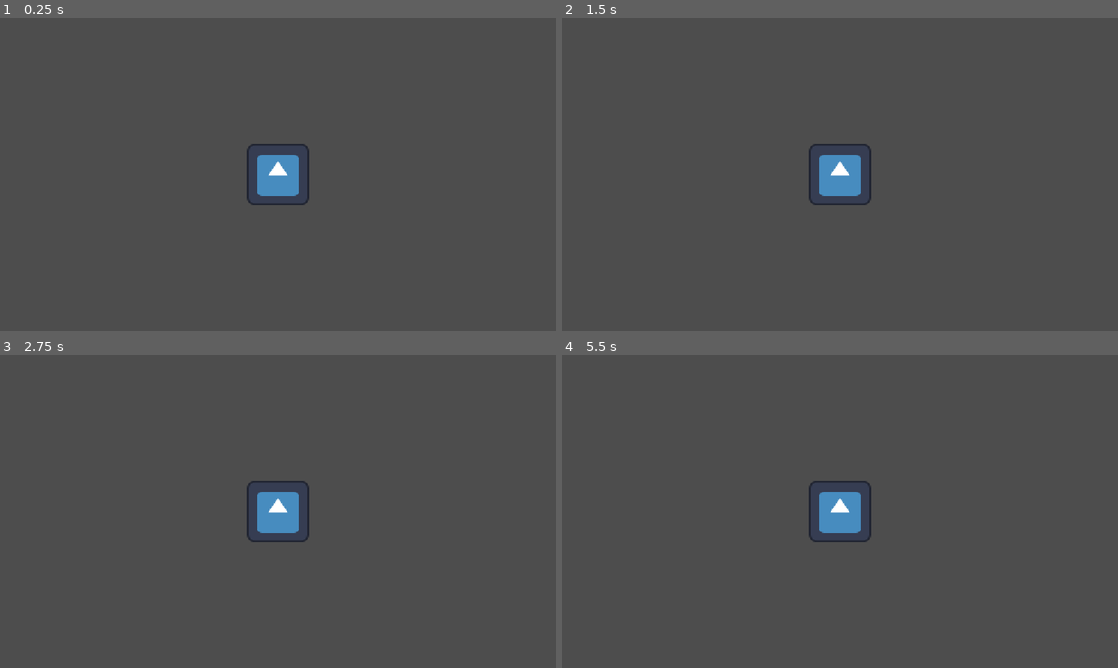
Above: before the commit, frames 1-4 (two rows, left to right).
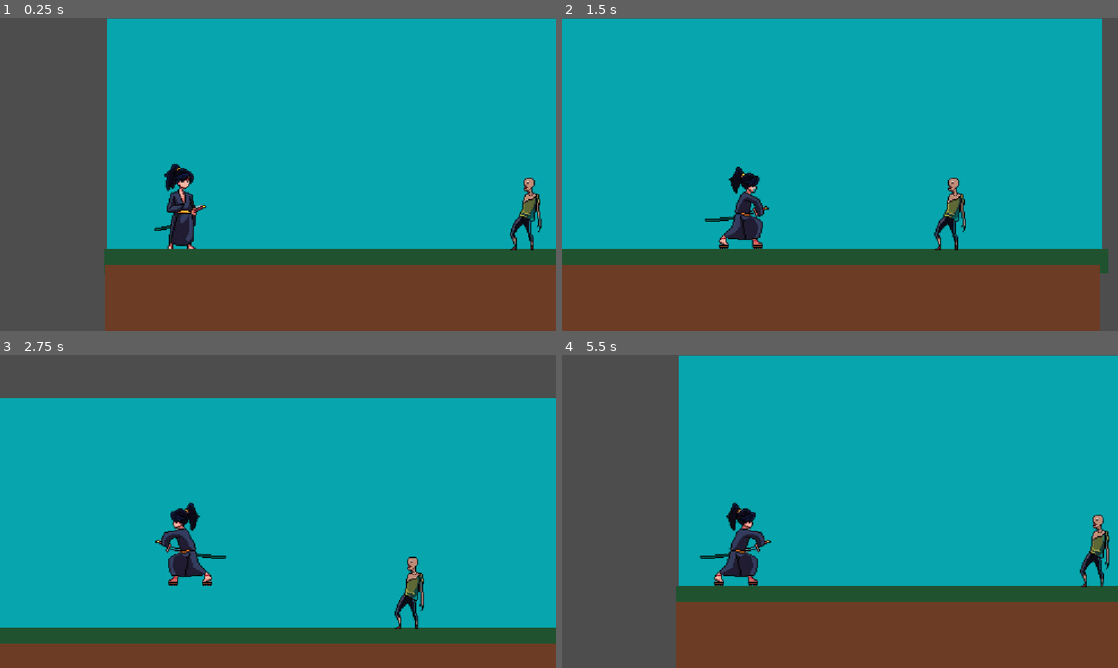
Above: after the commit, the same moments.

Repository: ZacharyRamos/GAMDES1_Ramos_Zachary
Game: Godot game, scene res://Main.tscn
The game is run twice, just before and just after one commit, with the same random seed, the same clock (stepped at 60 frames per second) and the same inputs. Before the commit the project has no main scene; this scene is started directly in both runs. The engine's default icon, where the game draws it, is replaced by a stand-in: a white triangle on a blue panel in a dark square.
Inputs:
- Up to frame 1 (0.25 s): no input
- Up to frame 2 (1.5 s): hold W (jump, bound only after the commit) 0.53-1.28 s; hold D (move_right, bound only after the commit) from 0.53 s (still down); tap K (attack, bound only after the commit) at 0.6 s; tap W (jump, bound only after the commit) at 1.35 s
- Up to frame 3 (2.75 s): tap W (jump, bound only after the commit) at 1.52, 1.82 s; tap K (attack, bound only after the commit) at 1.55, 2.1 s; release D (move_right, bound only after the commit) at 2.03 s; hold A (move_left, bound only after the commit) from 2.03 s (still down); hold W (jump, bound only after the commit) from 2.03 s (still down)
- Up to frame 4 (5.5 s): release A (move_left, bound only after the commit) at 2.78 s; release W (jump, bound only after the commit) at 2.78 s; hold D (move_right, bound only after the commit) 2.78-4.28 s; tap K (attack, bound only after the commit) at 2.85, 4.35, 5.1 s; tap W (jump, bound only after the commit) at 3.02, 3.32, 4.52, 4.82 s; hold W (jump, bound only after the commit) 3.53-4.28 s; hold A (move_left, bound only after the commit) 4.28-5.03 s; hold D (move_right, bound only after the commit) from 5.03 s (still down); hold W (jump, bound only after the commit) from 5.03 s (still down)

The runs differ from the first frame. In frame 1, 81% of the frame differs, in the area x 18-100%, y 0-100%; in frame 2, 97%, in the area x 0-99%, y 0-100%; in frame 3, 86%; in frame 4, 79%.

Commit message:
Lab 3: Input Mapping, Player Movement, and Collision Detection

Diff:
--- a/Main.tscn
+++ b/Main.tscn
@@ -1,23 +1,312 @@
 [gd_scene format=3 uid="uid://c4wrimupwd2m0"]
 
-[ext_resource type="Script" uid="uid://r4idy103d4t4" path="res://player.gd" id="1_glv2v"]
-[ext_resource type="Texture2D" uid="uid://do6p2orixa1pb" path="res://icon.svg" id="2_uu6xs"]
+[ext_resource type="Script" uid="uid://r4idy103d4t4" path="res://player.gd" id="1_kek77"]
+[ext_resource type="Texture2D" uid="uid://bsuhrmlaqply7" path="res://docs/sprites/assets/ATTACK.png" id="2_4c57u"]
+[ext_resource type="Texture2D" uid="uid://csog1xxjb7o1r" path="res://docs/sprites/assets/5.png" id="3_efxa6"]
+[ext_resource type="Texture2D" uid="uid://br6ffxhxhboor" path="res://docs/sprites/assets/effect.png" id="4_dg77c"]
+[ext_resource type="Texture2D" uid="uid://btmjvwvs7afnj" path="res://docs/sprites/assets/IDLE.png" id="5_ycdy4"]
+[ext_resource type="Texture2D" uid="uid://cp4kyeqnxuemb" path="res://docs/sprites/assets/JUMP.png" id="6_w48qg"]
+[ext_resource type="Texture2D" uid="uid://c8x4newj8e1dl" path="res://docs/sprites/assets/RUN.png" id="7_vivmo"]
+[ext_resource type="Texture2D" uid="uid://824kjt67wfjl" path="res://docs/sprites/assets/WALK.png" id="8_2cqfq"]
+[ext_resource type="PackedScene" uid="uid://dmqe6sml3augj" path="res://enemy.tscn" id="9_yaehf"]
 
 [sub_resource type="RectangleShape2D" id="RectangleShape2D_gcj1u"]
+size = Vector2(63, 176.5)
+
+[sub_resource type="AtlasTexture" id="AtlasTexture_j4qnp"]
+atlas = ExtResource("2_4c57u")
+region = Rect2(0, 0, 227, 240)
+
+[sub_resource type="AtlasTexture" id="AtlasTexture_fpfj3"]
+atlas = ExtResource("2_4c57u")
+region = Rect2(227, 0, 227, 240)
+
+[sub_resource type="AtlasTexture" id="AtlasTexture_sc1dx"]
+atlas = ExtResource("2_4c57u")
+region = Rect2(454, 0, 227, 240)
+
+[sub_resource type="AtlasTexture" id="AtlasTexture_kjvhd"]
+atlas = ExtResource("2_4c57u")
+region = Rect2(681, 0, 227, 240)
+
+[sub_resource type="AtlasTexture" id="AtlasTexture_5tuhn"]
+atlas = ExtResource("3_efxa6")
+region = Rect2(0, 0, 150, 240)
+
+[sub_resource type="AtlasTexture" id="AtlasTexture_2gh4u"]
+atlas = ExtResource("4_dg77c")
+region = Rect2(0, 0, 291, 240)
+
+[sub_resource type="AtlasTexture" id="AtlasTexture_devvj"]
+atlas = ExtResource("5_ycdy4")
+region = Rect2(0, 0, 226, 240)
+
+[sub_resource type="AtlasTexture" id="AtlasTexture_3b0ty"]
+atlas = ExtResource("5_ycdy4")
+region = Rect2(226, 0, 226, 240)
+
+[sub_resource type="AtlasTexture" id="AtlasTexture_bg4s2"]
+atlas = ExtResource("5_ycdy4")
+region = Rect2(452, 0, 226, 240)
+
+[sub_resource type="AtlasTexture" id="AtlasTexture_hhcpw"]
+atlas = ExtResource("5_ycdy4")
+region = Rect2(678, 0, 226, 240)
+
+[sub_resource type="AtlasTexture" id="AtlasTexture_mxvw5"]
+atlas = ExtResource("5_ycdy4")
+region = Rect2(904, 0, 226, 240)
+
+[sub_resource type="AtlasTexture" id="AtlasTexture_xrxkg"]
+atlas = ExtResource("5_ycdy4")
+region = Rect2(1130, 0, 226, 240)
+
+[sub_resource type="AtlasTexture" id="AtlasTexture_sqvbp"]
+atlas = ExtResource("6_w48qg")
+region = Rect2(0, 0, 225, 240)
+
+[sub_resource type="AtlasTexture" id="AtlasTexture_hri7i"]
+atlas = ExtResource("6_w48qg")
+region = Rect2(225, 0, 225, 240)
+
+[sub_resource type="AtlasTexture" id="AtlasTexture_w3rk5"]
+atlas = ExtResource("6_w48qg")
+region = Rect2(450, 0, 225, 240)
+
+[sub_resource type="AtlasTexture" id="AtlasTexture_5mvff"]
+atlas = ExtResource("6_w48qg")
+region = Rect2(675, 0, 225, 240)
+
+[sub_resource type="AtlasTexture" id="AtlasTexture_oye8v"]
+atlas = ExtResource("6_w48qg")
+region = Rect2(900, 0, 225, 240)
+
+[sub_resource type="AtlasTexture" id="AtlasTexture_40n85"]
+atlas = ExtResource("6_w48qg")
+region = Rect2(1125, 0, 225, 240)
+
+[sub_resource type="AtlasTexture" id="AtlasTexture_gb15f"]
+atlas = ExtResource("7_vivmo")
+region = Rect2(0, 0, 224, 239)
+
+[sub_resource type="AtlasTexture" id="AtlasTexture_sph85"]
+atlas = ExtResource("7_vivmo")
+region = Rect2(224, 0, 224, 239)
+
+[sub_resource type="AtlasTexture" id="AtlasTexture_o7g6l"]
+atlas = ExtResource("7_vivmo")
+region = Rect2(448, 0, 224, 239)
+
+[sub_resource type="AtlasTexture" id="AtlasTexture_vi5kq"]
+atlas = ExtResource("7_vivmo")
+region = Rect2(672, 0, 224, 239)
+
+[sub_resource type="AtlasTexture" id="AtlasTexture_5mkgo"]
+atlas = ExtResource("7_vivmo")
+region = Rect2(896, 0, 224, 239)
+
+[sub_resource type="AtlasTexture" id="AtlasTexture_3ccbu"]
+atlas = ExtResource("7_vivmo")
+region = Rect2(1120, 0, 224, 239)
+
+[sub_resource type="AtlasTexture" id="AtlasTexture_ny7u2"]
+atlas = ExtResource("8_2cqfq")
+region = Rect2(0, 0, 223, 241)
+
+[sub_resource type="AtlasTexture" id="AtlasTexture_x3yn0"]
+atlas = ExtResource("8_2cqfq")
+region = Rect2(223, 0, 223, 241)
+
+[sub_resource type="AtlasTexture" id="AtlasTexture_1w2xm"]
+atlas = ExtResource("8_2cqfq")
+region = Rect2(446, 0, 223, 241)
+
+[sub_resource type="AtlasTexture" id="AtlasTexture_gngx1"]
+atlas = ExtResource("8_2cqfq")
+region = Rect2(669, 0, 223, 241)
+
+[sub_resource type="AtlasTexture" id="AtlasTexture_jt61w"]
+atlas = ExtResource("8_2cqfq")
+region = Rect2(892, 0, 223, 241)
+
+[sub_resource type="AtlasTexture" id="AtlasTexture_v8qla"]
+atlas = ExtResource("8_2cqfq")
+region = Rect2(1115, 0, 223, 241)
+
+[sub_resource type="SpriteFrames" id="SpriteFrames_8q3ym"]
+animations = [{
+"frames": [{
+"duration": 1.0,
+"texture": SubResource("AtlasTexture_j4qnp")
+}, {
+"duration": 1.0,
+"texture": SubResource("AtlasTexture_fpfj3")
+}, {
+"duration": 1.0,
+"texture": SubResource("AtlasTexture_sc1dx")
+}, {
+"duration": 1.0,
+"texture": SubResource("AtlasTexture_kjvhd")
+}, {
+"duration": 1.0,
+"texture": SubResource("AtlasTexture_5tuhn")
+}, {
+"duration": 1.0,
+"texture": SubResource("AtlasTexture_2gh4u")
+}],
+"loop": 1,
+"name": &"attack",
+"speed": 10.0
+}, {
+"frames": [{
+"duration": 1.0,
+"texture": SubResource("AtlasTexture_devvj")
+}, {
+"duration": 1.0,
+"texture": SubResource("AtlasTexture_3b0ty")
+}, {
+"duration": 1.0,
+"texture": SubResource("AtlasTexture_bg4s2")
+}, {
+"duration": 1.0,
+"texture": SubResource("AtlasTexture_hhcpw")
+}, {
+"duration": 1.0,
+"texture": SubResource("AtlasTexture_mxvw5")
+}, {
+"duration": 1.0,
+"texture": SubResource("AtlasTexture_xrxkg")
+}],
+"loop": 1,
+"name": &"idle",
+"speed": 8.0
+}, {
+"frames": [{
+"duration": 1.0,
+"texture": SubResource("AtlasTexture_sqvbp")
+}, {
+"duration": 1.0,
+"texture": SubResource("AtlasTexture_hri7i")
+}, {
+"duration": 1.0,
+"texture": SubResource("AtlasTexture_w3rk5")
+}, {
+"duration": 1.0,
+"texture": SubResource("AtlasTexture_5mvff")
+}, {
+"duration": 1.0,
+"texture": SubResource("AtlasTexture_oye8v")
+}, {
+"duration": 1.0,
+"texture": SubResource("AtlasTexture_40n85")
+}],
+"loop": 1,
+"name": &"jump",
+"speed": 7.0
+}, {
+"frames": [{
+"duration": 1.0,
+"texture": SubResource("AtlasTexture_gb15f")
+}, {
+"duration": 1.0,
+"texture": SubResource("AtlasTexture_sph85")
+}, {
+"duration": 1.0,
+"texture": SubResource("AtlasTexture_o7g6l")
+}, {
+"duration": 1.0,
+"texture": SubResource("AtlasTexture_vi5kq")
+}, {
+"duration": 1.0,
+"texture": SubResource("AtlasTexture_5mkgo")
+}, {
+"duration": 1.0,
+"texture": SubResource("AtlasTexture_3ccbu")
+}],
+"loop": 1,
+"name": &"run",
+"speed": 10.0
+}, {
+"frames": [{
+"duration": 1.0,
+"texture": SubResource("AtlasTexture_ny7u2")
+}, {
+"duration": 1.0,
+"texture": SubResource("AtlasTexture_x3yn0")
+}, {
+"duration": 1.0,
+"texture": SubResource("AtlasTexture_1w2xm")
+}, {
+"duration": 1.0,
+"texture": SubResource("AtlasTexture_gngx1")
+}, {
+"duration": 1.0,
+"texture": SubResource("AtlasTexture_jt61w")
+}, {
+"duration": 1.0,
+"texture": SubResource("AtlasTexture_v8qla")
+}],
+"loop": 1,
+"name": &"walk",
+"speed": 9.0
+}]
+
+[sub_resource type="RectangleShape2D" id="RectangleShape2D_bvfg0"]
+size = Vector2(1192, 47.5)
 
 [node name="Main" type="Node2D" unique_id=1110804956]
 
-[node name="Player" type="CharacterBody2D" parent="." unique_id=1365253787]
-script = ExtResource("1_glv2v")
-
-[node name="Sprite2D" type="Sprite2D" parent="Player" unique_id=896528348]
-texture = ExtResource("2_uu6xs")
+[node name="ColorRect2" type="ColorRect" parent="." unique_id=246979749]
+offset_left = -583.0
+offset_top = -384.0
+offset_right = 599.0
+offset_bottom = 95.0
+color = Color(0.028076785, 0.6513874, 0.683278, 1)
+
+[node name="Player" type="CharacterBody2D" parent="." unique_id=1365253787 node_paths=PackedStringArray("animated_sprite")]
+script = ExtResource("1_kek77")
+animated_sprite = NodePath("AnimatedSprite2D")
 
 [node name="CollisionShape2D" type="CollisionShape2D" parent="Player" unique_id=1643245799]
+position = Vector2(-421, -2.25)
 shape = SubResource("RectangleShape2D_gcj1u")
 
 [node name="Camera" type="Camera2D" parent="Player" unique_id=317872982]
+position = Vector2(-229, -70)
+
+[node name="AnimatedSprite2D" type="AnimatedSprite2D" parent="Player" unique_id=168150219]
+texture_filter = 3
+position = Vector2(-428, 5)
+sprite_frames = SubResource("SpriteFrames_8q3ym")
+animation = &"attack"
+autoplay = "idle"
+frame_progress = 0.7854948
 
 [node name="ScoreLabel" type="Label" parent="." unique_id=1205358782]
 offset_right = 40.0
 offset_bottom = 23.0
+
+[node name="Floor" type="StaticBody2D" parent="." unique_id=768224128]
+position = Vector2(3, 10)
+
+[node name="CollisionShape2D" type="CollisionShape2D" parent="Floor" unique_id=1645760943]
+position = Vector2(10, 108)
+shape = SubResource("RectangleShape2D_bvfg0")
+debug_color = Color(0, 0, 0, 1)
+
+[node name="ColorRect" type="ColorRect" parent="Floor" unique_id=875193822]
+offset_left = -592.0
+offset_top = 83.0
+offset_right = 609.0
+offset_bottom = 133.0
+color = Color(0.12693715, 0.3201342, 0.19002435, 1)
+
+[node name="ColorRect2" type="ColorRect" parent="Floor" unique_id=945349849]
+offset_left = -591.0
+offset_top = 116.0
+offset_right = 591.0
+offset_bottom = 326.0
+color = Color(0.42698467, 0.23456395, 0.1421186, 1)
+
+[node name="Enemy" parent="." unique_id=1400396234 instance=ExtResource("9_yaehf")]
+position = Vector2(281, 12)
--- /dev/null
+++ b/enemy.gd
@@ -0,0 +1,52 @@
+# Zachary Brent Ramos
+# GAMDES1
+# 10/10/2026
+# enemy.gd
+# Controls the enemy: faces left, plays attack animation on contact, delays respawn until hit frames, then resets player.
+extends CharacterBody2D
+
+# Reference to the AnimatedSprite2D node
+@onready var animated_sprite: AnimatedSprite2D = $AnimatedSprite2D
+
+var is_attacking: bool = false
+
+
+# _ready() runs once when the Enemy enters the scene
+func _ready() -> void:
+	# Make enemy face left by default
+	if animated_sprite:
+		animated_sprite.flip_h = true
+		animated_sprite.play("idle")
+
+	# Connect the Hitbox overlap signal
+	$Hitbox.body_entered.connect(_on_hitbox_body_entered)
+
+
+# Runs when something enters the Hitbox area sensor
+func _on_hitbox_body_entered(body: Node2D) -> void:
+	# Checks if the entering body is the player or in the player group
+	if (body.is_in_group("player") or body.name == "Player") and not is_attacking:
+		is_attacking = true
+		print("Enemy attacking player!")
+
+		# 1. Play attack animation
+		if animated_sprite and animated_sprite.sprite_frames.has_animation("attack"):
+			animated_sprite.play("attack")
+
+		# 2. DELAY: Wait for the attack swipe to reach the player (adjust 0.3s to match your hit frame)
+		await get_tree().create_timer(0.3).timeout
+
+		# 3. RESPAWN: Reset the player position AFTER the attack hits
+		if body.has_method("respawn"):
+			body.respawn()
+		else:
+			body.global_position = Vector2(150, 500)
+
+		# 4. Wait for the rest of the attack recovery animation before returning to idle
+		await get_tree().create_timer(0.2).timeout
+
+		# 5. Reset enemy to idle state
+		if animated_sprite:
+			animated_sprite.play("idle")
+
+		is_attacking = false
--- /dev/null
+++ b/enemy.tscn
@@ -0,0 +1,260 @@
+[gd_scene format=3 uid="uid://dmqe6sml3augj"]
+
+[ext_resource type="Script" uid="uid://cb1s0opompseq" path="res://enemy.gd" id="1_epg4t"]
+[ext_resource type="Texture2D" uid="uid://0unau0mlh7ay" path="res://docs/sprites/assets/enemy/enemy-attack.png" id="2_3yqyl"]
+[ext_resource type="Texture2D" uid="uid://bfe6e6s1tlgnb" path="res://docs/sprites/assets/enemy/enemy-idle.png" id="3_wujgv"]
+[ext_resource type="Texture2D" uid="uid://ccjffordn4iao" path="res://docs/sprites/assets/enemy/enemy-run.png" id="4_hb8ge"]
+[ext_resource type="Texture2D" uid="uid://dhmedh7jolgth" path="res://docs/sprites/assets/enemy/enemy-walk.png" id="5_e1ltt"]
+
+[sub_resource type="AtlasTexture" id="AtlasTexture_dxifv"]
+atlas = ExtResource("2_3yqyl")
+region = Rect2(0, 0, 224, 240)
+
+[sub_resource type="AtlasTexture" id="AtlasTexture_pwjut"]
+atlas = ExtResource("2_3yqyl")
+region = Rect2(224, 0, 224, 240)
+
+[sub_resource type="AtlasTexture" id="AtlasTexture_n0g06"]
+atlas = ExtResource("2_3yqyl")
+region = Rect2(448, 0, 224, 240)
+
+[sub_resource type="AtlasTexture" id="AtlasTexture_ar8e5"]
+atlas = ExtResource("2_3yqyl")
+region = Rect2(672, 0, 224, 240)
+
+[sub_resource type="AtlasTexture" id="AtlasTexture_doop2"]
+atlas = ExtResource("2_3yqyl")
+region = Rect2(896, 0, 224, 240)
+
+[sub_resource type="AtlasTexture" id="AtlasTexture_5hcft"]
+atlas = ExtResource("3_wujgv")
+region = Rect2(0, 0, 223, 239)
+
+[sub_resource type="AtlasTexture" id="AtlasTexture_nnovl"]
+atlas = ExtResource("3_wujgv")
+region = Rect2(223, 0, 223, 239)
+
+[sub_resource type="AtlasTexture" id="AtlasTexture_jmwgi"]
+atlas = ExtResource("3_wujgv")
+region = Rect2(446, 0, 223, 239)
+
+[sub_resource type="AtlasTexture" id="AtlasTexture_g2u8i"]
+atlas = ExtResource("3_wujgv")
+region = Rect2(669, 0, 223, 239)
+
+[sub_resource type="AtlasTexture" id="AtlasTexture_otto8"]
+atlas = ExtResource("3_wujgv")
+region = Rect2(892, 0, 223, 239)
+
+[sub_resource type="AtlasTexture" id="AtlasTexture_8q82m"]
+atlas = ExtResource("3_wujgv")
+region = Rect2(1115, 0, 223, 239)
+
+[sub_resource type="AtlasTexture" id="AtlasTexture_epc7x"]
+atlas = ExtResource("3_wujgv")
+region = Rect2(1338, 0, 223, 239)
+
+[sub_resource type="AtlasTexture" id="AtlasTexture_o7rgc"]
+atlas = ExtResource("3_wujgv")
+region = Rect2(1561, 0, 223, 239)
+
+[sub_resource type="AtlasTexture" id="AtlasTexture_kdav3"]
+atlas = ExtResource("4_hb8ge")
+region = Rect2(0, 0, 233, 240)
+
+[sub_resource type="AtlasTexture" id="AtlasTexture_jpbtr"]
+atlas = ExtResource("4_hb8ge")
+region = Rect2(233, 0, 233, 240)
+
+[sub_resource type="AtlasTexture" id="AtlasTexture_qgdfx"]
+atlas = ExtResource("4_hb8ge")
+region = Rect2(466, 0, 233, 240)
+
+[sub_resource type="AtlasTexture" id="AtlasTexture_qku5p"]
+atlas = ExtResource("4_hb8ge")
+region = Rect2(699, 0, 233, 240)
+
+[sub_resource type="AtlasTexture" id="AtlasTexture_l1fjw"]
+atlas = ExtResource("4_hb8ge")
+region = Rect2(932, 0, 233, 240)
+
+[sub_resource type="AtlasTexture" id="AtlasTexture_b5wqg"]
+atlas = ExtResource("4_hb8ge")
+region = Rect2(1165, 0, 233, 240)
+
+[sub_resource type="AtlasTexture" id="AtlasTexture_hgro5"]
+atlas = ExtResource("4_hb8ge")
+region = Rect2(1398, 0, 233, 240)
+
+[sub_resource type="AtlasTexture" id="AtlasTexture_18rq2"]
+atlas = ExtResource("4_hb8ge")
+region = Rect2(1631, 0, 233, 240)
+
+[sub_resource type="AtlasTexture" id="AtlasTexture_ccdwq"]
+atlas = ExtResource("5_e1ltt")
+region = Rect2(0, 0, 224, 240)
+
+[sub_resource type="AtlasTexture" id="AtlasTexture_0jgdh"]
+atlas = ExtResource("5_e1ltt")
+region = Rect2(224, 0, 224, 240)
+
+[sub_resource type="AtlasTexture" id="AtlasTexture_6wg26"]
+atlas = ExtResource("5_e1ltt")
+region = Rect2(448, 0, 224, 240)
+
+[sub_resource type="AtlasTexture" id="AtlasTexture_qskgw"]
+atlas = ExtResource("5_e1ltt")
+region = Rect2(672, 0, 224, 240)
+
+[sub_resource type="AtlasTexture" id="AtlasTexture_g3onx"]
+atlas = ExtResource("5_e1ltt")
+region = Rect2(896, 0, 224, 240)
+
+[sub_resource type="AtlasTexture" id="AtlasTexture_o707m"]
+atlas = ExtResource("5_e1ltt")
+region = Rect2(1120, 0, 224, 240)
+
+[sub_resource type="AtlasTexture" id="AtlasTexture_difxq"]
+atlas = ExtResource("5_e1ltt")
+region = Rect2(1344, 0, 224, 240)
+
+[sub_resource type="AtlasTexture" id="AtlasTexture_5tv8x"]
+atlas = ExtResource("5_e1ltt")
+region = Rect2(1568, 0, 224, 240)
+
+[sub_resource type="SpriteFrames" id="SpriteFrames_gcj1u"]
+animations = [{
+"frames": [{
+"duration": 1.0,
+"texture": SubResource("AtlasTexture_dxifv")
+}, {
+"duration": 1.0,
+"texture": SubResource("AtlasTexture_pwjut")
+}, {
+"duration": 1.0,
+"texture": SubResource("AtlasTexture_n0g06")
+}, {
+"duration": 1.0,
+"texture": SubResource("AtlasTexture_ar8e5")
+}, {
+"duration": 1.0,
+"texture": SubResource("AtlasTexture_doop2")
+}],
+"loop": 1,
+"name": &"attack",
+"speed": 14.0
+}, {
+"frames": [{
+"duration": 1.0,
+"texture": SubResource("AtlasTexture_5hcft")
+}, {
+"duration": 1.0,
+"texture": SubResource("AtlasTexture_nnovl")
+}, {
+"duration": 1.0,
+"texture": SubResource("AtlasTexture_jmwgi")
+}, {
+"duration": 1.0,
+"texture": SubResource("AtlasTexture_g2u8i")
+}, {
+"duration": 1.0,
+"texture": SubResource("AtlasTexture_otto8")
+}, {
+"duration": 1.0,
+"texture": SubResource("AtlasTexture_8q82m")
+}, {
+"duration": 1.0,
+"texture": SubResource("AtlasTexture_epc7x")
+}, {
+"duration": 1.0,
+"texture": SubResource("AtlasTexture_o7rgc")
+}],
+"loop": 1,
+"name": &"idle",
+"speed": 6.0
+}, {
+"frames": [{
+"duration": 1.0,
+"texture": SubResource("AtlasTexture_kdav3")
+}, {
+"duration": 1.0,
+"texture": SubResource("AtlasTexture_jpbtr")
+}, {
+"duration": 1.0,
+"texture": SubResource("AtlasTexture_qgdfx")
+}, {
+"duration": 1.0,
+"texture": SubResource("AtlasTexture_qku5p")
+}, {
+"duration": 1.0,
+"texture": SubResource("AtlasTexture_l1fjw")
+}, {
+"duration": 1.0,
+"texture": SubResource("AtlasTexture_b5wqg")
+}, {
+"duration": 1.0,
+"texture": SubResource("AtlasTexture_hgro5")
+}, {
+"duration": 1.0,
+"texture": SubResource("AtlasTexture_18rq2")
+}],
+"loop": 1,
+"name": &"run",
+"speed": 7.0
+}, {
+"frames": [{
+"duration": 1.0,
+"texture": SubResource("AtlasTexture_ccdwq")
+}, {
+"duration": 1.0,
+"texture": SubResource("AtlasTexture_0jgdh")
+}, {
+"duration": 1.0,
+"texture": SubResource("AtlasTexture_6wg26")
+}, {
+"duration": 1.0,
+"texture": SubResource("AtlasTexture_qskgw")
+}, {
+"duration": 1.0,
+"texture": SubResource("AtlasTexture_g3onx")
+}, {
+"duration": 1.0,
+"texture": SubResource("AtlasTexture_o707m")
+}, {
+"duration": 1.0,
+"texture": SubResource("AtlasTexture_difxq")
+}, {
+"duration": 1.0,
+"texture": SubResource("AtlasTexture_5tv8x")
+}],
+"loop": 1,
+"name": &"walk",
+"speed": 6.0
+}]
+
+[sub_resource type="RectangleShape2D" id="RectangleShape2D_bvfg0"]
+size = Vector2(62, 143)
+
+[sub_resource type="CapsuleShape2D" id="CapsuleShape2D_bvfg0"]
+radius = 28.0
+height = 148.0
+
+[node name="Enemy" type="CharacterBody2D" unique_id=1400396234]
+script = ExtResource("1_epg4t")
+
+[node name="AnimatedSprite2D" type="AnimatedSprite2D" parent="." unique_id=904526800]
+sprite_frames = SubResource("SpriteFrames_gcj1u")
+animation = &"attack"
+autoplay = "idle"
+frame = 2
+frame_progress = 0.9238498
+
+[node name="CollisionShape2D" type="CollisionShape2D" parent="." unique_id=203580730]
+position = Vector2(3, 10)
+shape = SubResource("RectangleShape2D_bvfg0")
+
+[node name="Hitbox" type="Area2D" parent="." unique_id=1437433560]
+
+[node name="CollisionShape2D" type="CollisionShape2D" parent="Hitbox" unique_id=1443582690]
+position = Vector2(-2, 6)
+shape = SubResource("CapsuleShape2D_bvfg0")
--- a/player.gd
+++ b/player.gd
@@ -1,11 +1,78 @@
+# Zachary Brent Ramos
+# GAMDES1
+# 10/10/2026
+# player.gd
+# Controls the Player: gravity, running, continuous jumping, single-press attack, sprite animations, and respawning.
 extends CharacterBody2D
 
-var health = 100
+# --- Settings ---
+const SPEED: float = 300.0
+const JUMP_VELOCITY: float = -450.0
 
-func _ready():
-	print("Player ready. Health: ", health)
-	take_damage(30)
+# --- Variables ---
+var gravity: float = ProjectSettings.get_setting("physics/2d/default_gravity")
+var start_position: Vector2
+var is_attacking: bool = false
 
-func take_damage(amount):
-	health -= amount
-	print("Ouch! Health is now: ", health)
+@export var animated_sprite: AnimatedSprite2D
+
+
+# Runs once when the node enters the scene
+func _ready() -> void:
+	start_position = global_position
+	add_to_group("player")
+
+
+# Runs on physics frames (60fps)
+func _physics_process(delta: float) -> void:
+	# 1. Apply Gravity
+	if not is_on_floor():
+		velocity.y += gravity * delta
+
+	# 2. Handle Jump (continuous hop when holding jump key)
+	if Input.is_action_pressed("jump") and is_on_floor():
+		velocity.y = JUMP_VELOCITY
+
+	# 3. Handle Attack Input
+	if Input.is_action_just_pressed("attack") and not is_attacking:
+		_perform_attack()
+
+	# 4. Handle Horizontal Movement
+	var direction: float = Input.get_axis("move_left", "move_right")
+	velocity.x = direction * SPEED
+
+	# 5. Handle Sprite Animations & Horizontal Flipping
+	if direction != 0:
+		animated_sprite.flip_h = (direction < 0)
+
+	# Only play movement animations if not mid-attack
+	if not is_attacking:
+		if not is_on_floor():
+			animated_sprite.play("jump")
+		elif direction != 0:
+			animated_sprite.play("run")
+		else:
+			animated_sprite.play("idle")
+
+	# 6. Apply Movement & Collisions
+	move_and_slide()
+
+
+# Plays a single attack animation and waits until it finishes before returning control
+func _perform_attack() -> void:
+	is_attacking = true
+
+	if animated_sprite and animated_sprite.sprite_frames.has_animation("attack"):
+		animated_sprite.play("attack")
+		await animated_sprite.animation_finished
+	else:
+		await get_tree().create_timer(0.3).timeout
+
+	is_attacking = false
+
+
+# Resets the player position on enemy contact
+func respawn() -> void:
+	global_position = start_position
+	velocity = Vector2.ZERO
+	is_attacking = false
--- a/project.godot
+++ b/project.godot
@@ -11,6 +11,7 @@
 [application]
 
 config/name="GAMDES1_Ramos_Zachary"
+run/main_scene="uid://c4wrimupwd2m0"
 config/features=PackedStringArray("4.7", "Mobile")
 config/icon="res://icon.svg"
 
@@ -18,6 +19,33 @@
 
 window/stretch/mode="canvas_items"
 window/stretch/aspect="expand"
+
+[input]
+
+move_left={
+"deadzone": 0.2,
+"events": [Object(InputEventKey,"resource_local_to_scene":false,"resource_name":"","device":-1,"window_id":0,"alt_pressed":false,"shift_pressed":false,"ctrl_pressed":false,"meta_pressed":false,"pressed":false,"keycode":0,"physical_keycode":65,"key_label":0,"unicode":97,"location":0,"echo":false,"script":null)
+, Object(InputEventKey,"resource_local_to_scene":false,"resource_name":"","device":-1,"window_id":0,"alt_pressed":false,"shift_pressed":false,"ctrl_pressed":false,"meta_pressed":false,"pressed":false,"keycode":0,"physical_keycode":4194319,"key_label":0,"unicode":0,"location":0,"echo":false,"script":null)
+]
+}
+move_right={
+"deadzone": 0.2,
+"events": [Object(InputEventKey,"resource_local_to_scene":false,"resource_name":"","device":-1,"window_id":0,"alt_pressed":false,"shift_pressed":false,"ctrl_pressed":false,"meta_pressed":false,"pressed":false,"keycode":0,"physical_keycode":68,"key_label":0,"unicode":100,"location":0,"echo":false,"script":null)
+, Object(InputEventKey,"resource_local_to_scene":false,"resource_name":"","device":-1,"window_id":0,"alt_pressed":false,"shift_pressed":false,"ctrl_pressed":false,"meta_pressed":false,"pressed":false,"keycode":0,"physical_keycode":4194321,"key_label":0,"unicode":0,"location":0,"echo":false,"script":null)
+]
+}
+jump={
+"deadzone": 0.2,
+"events": [Object(InputEventKey,"resource_local_to_scene":false,"resource_name":"","device":-1,"window_id":0,"alt_pressed":false,"shift_pressed":false,"ctrl_pressed":false,"meta_pressed":false,"pressed":false,"keycode":0,"physical_keycode":87,"key_label":0,"unicode":119,"location":0,"echo":false,"script":null)
+, Object(InputEventKey,"resource_local_to_scene":false,"resource_name":"","device":-1,"window_id":0,"alt_pressed":false,"shift_pressed":false,"ctrl_pressed":false,"meta_pressed":false,"pressed":false,"keycode":0,"physical_keycode":4194320,"key_label":0,"unicode":0,"location":0,"echo":false,"script":null)
+, Object(InputEventKey,"resource_local_to_scene":false,"resource_name":"","device":-1,"window_id":0,"alt_pressed":false,"shift_pressed":false,"ctrl_pressed":false,"meta_pressed":false,"pressed":false,"keycode":0,"physical_keycode":32,"key_label":0,"unicode":32,"location":0,"echo":false,"script":null)
+]
+}
+attack={
+"deadzone": 0.2,
+"events": [Object(InputEventKey,"resource_local_to_scene":false,"resource_name":"","device":-1,"window_id":0,"alt_pressed":false,"shift_pressed":false,"ctrl_pressed":false,"meta_pressed":false,"pressed":false,"keycode":0,"physical_keycode":75,"key_label":0,"unicode":107,"location":0,"echo":false,"script":null)
+]
+}
 
 [physics]
 
Binary file added: docs/sprites/assets/5.png
Not shown, added: docs/sprites/assets/5.png.import
Binary file added: docs/sprites/assets/ATTACK.png
Not shown, added: docs/sprites/assets/ATTACK.png.import
Binary file added: docs/sprites/assets/IDLE.png
Not shown, added: docs/sprites/assets/IDLE.png.import
Binary file added: docs/sprites/assets/JUMP.png
Not shown, added: docs/sprites/assets/JUMP.png.import
Binary file added: docs/sprites/assets/RUN.png
Not shown, added: docs/sprites/assets/RUN.png.import
Binary file added: docs/sprites/assets/Untitled-2_02.gif
Binary file added: docs/sprites/assets/Untitled-2_03.gif
(and 19 more such lines)
